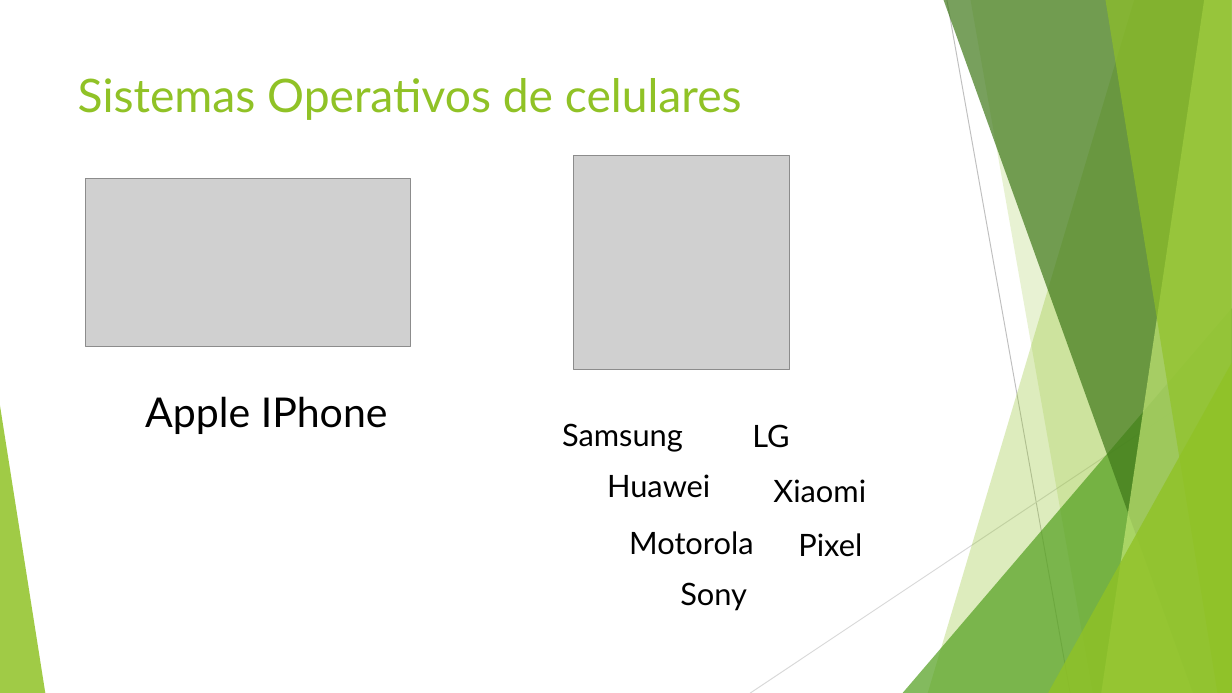
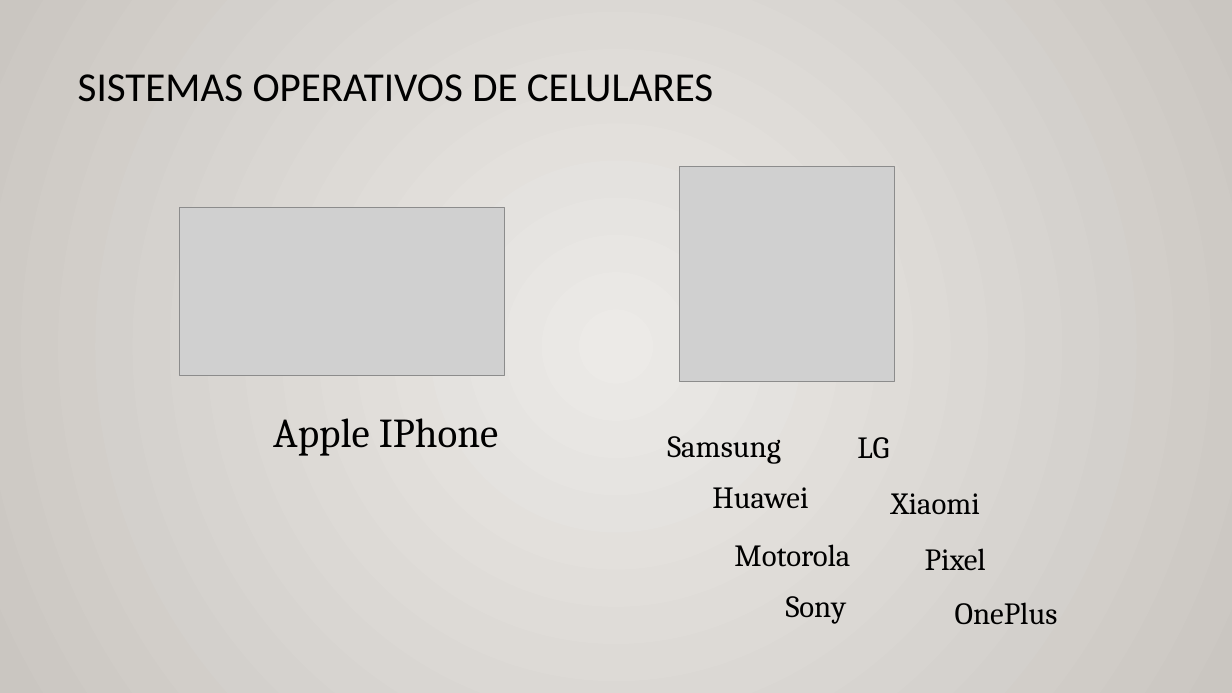
Before and after one commit to AlbertOsinaga/CSharp-MiPrimerLenguaje, a slide deck: slide 9 of C#_MiPrimerLenguaje.pptx. Drawn at 1232x693 pixels with LibreOffice and Linux fonts; fonts in the diff are those of the drawing; grey boxes stand for pictures. Boxes give left, top, right and bottom in pixels: in the first picture for what was removed or moved away, otherwise in the second. Text is boxed around its words. In the diff, an @@ line names an element or a change of style, - is before the commit and + after.

```diff
--- a/C#_MiPrimerLenguaje.pptx
+++ b/C#_MiPrimerLenguaje.pptx
@@ background #FFFFFF to gradient #ECEAE7 to #CAC7C1 @@
@@ title at [78, 74, 713, 102]: text changed; size 36 to 32 pt; font Lato to Calibri; text colour #90C226 to #000000 @@
-Sistemas Operativos de celulares
+SISTEMAS OPERATIVOS DE CELULARES
@@ picture: place and size @@
-picture at [574, 155, 789, 370]
+picture at [679, 166, 895, 381]
@@ picture: place and size @@
-picture at [86, 178, 411, 347]
+picture at [179, 207, 505, 375]
@@ group removed at [0, 0, 1232, 693]: 5 freeform shapes, 3 triangles, 2 lines @@
@@ font Lato to Cambria in 8 elements at [857, 437, 889, 459], [667, 436, 781, 464], [734, 544, 850, 567], [712, 487, 808, 509], [891, 493, 980, 515], [786, 596, 847, 624], [925, 548, 986, 570], [273, 418, 498, 456] @@
@@ text "Apple IPhone": place and size @@
-text "Apple IPhone" at [145, 396, 388, 434]
+text "Apple IPhone" at [273, 418, 498, 456]
@@ text "Samsung": place and size @@
-text "Samsung" at [562, 423, 683, 452]
+text "Samsung" at [667, 436, 781, 464]
@@ text "LG": place and size @@
-text "LG" at [752, 424, 789, 448]
+text "LG" at [857, 437, 889, 459]
@@ text "Huawei": place and size @@
-text "Huawei" at [607, 474, 710, 498]
+text "Huawei" at [712, 487, 808, 509]
@@ text "Xiaomi": place and size @@
-text "Xiaomi" at [773, 479, 866, 503]
+text "Xiaomi" at [891, 493, 980, 515]
@@ text "Motorola": place and size @@
-text "Motorola" at [629, 531, 753, 555]
+text "Motorola" at [734, 544, 850, 567]
@@ text "Pixel": place and size @@
-text "Pixel" at [798, 533, 862, 557]
+text "Pixel" at [925, 548, 986, 570]
@@ text "Sony": place and size @@
-text "Sony" at [680, 582, 747, 611]
+text "Sony" at [786, 596, 847, 624]
@@ text added at [955, 602, 1058, 624], 24 pt, text #000000 @@
+OnePlus
```
Also in this commit, not shown: 11 other slides changed, 7 slides added, 1 other file.
